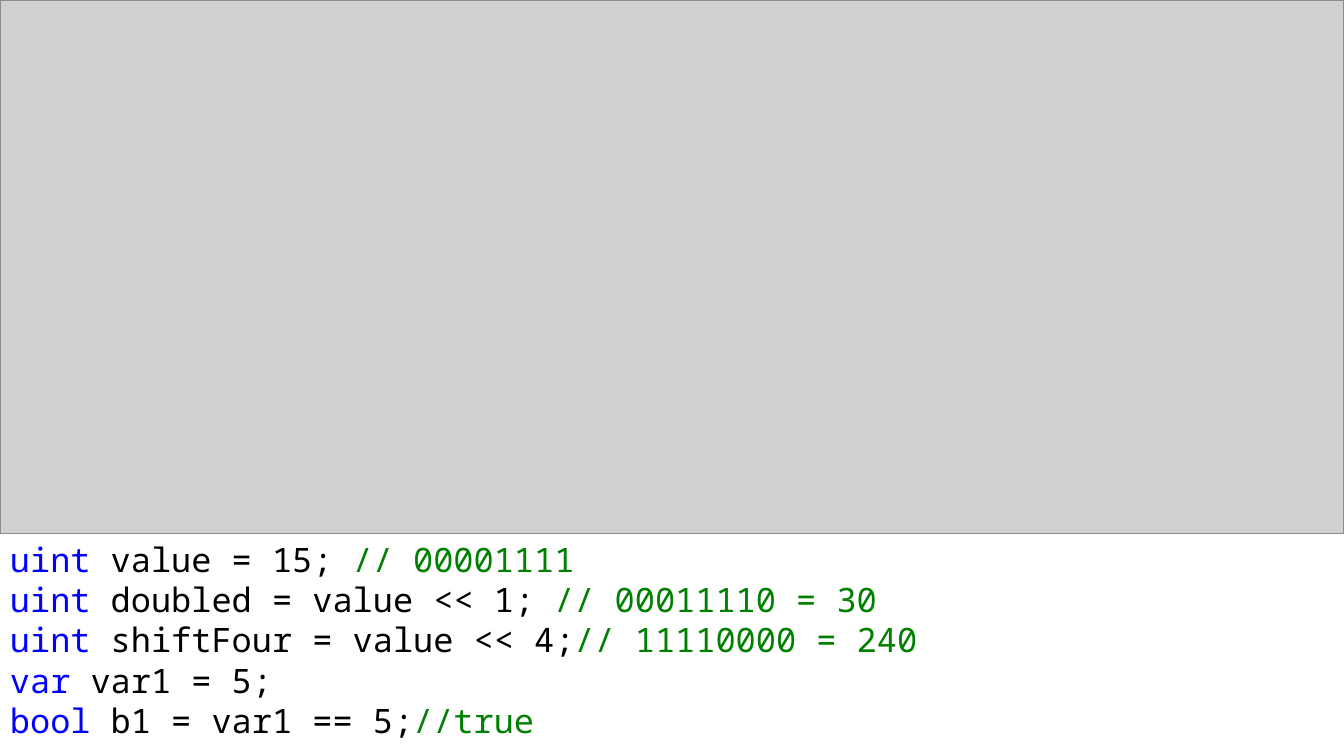
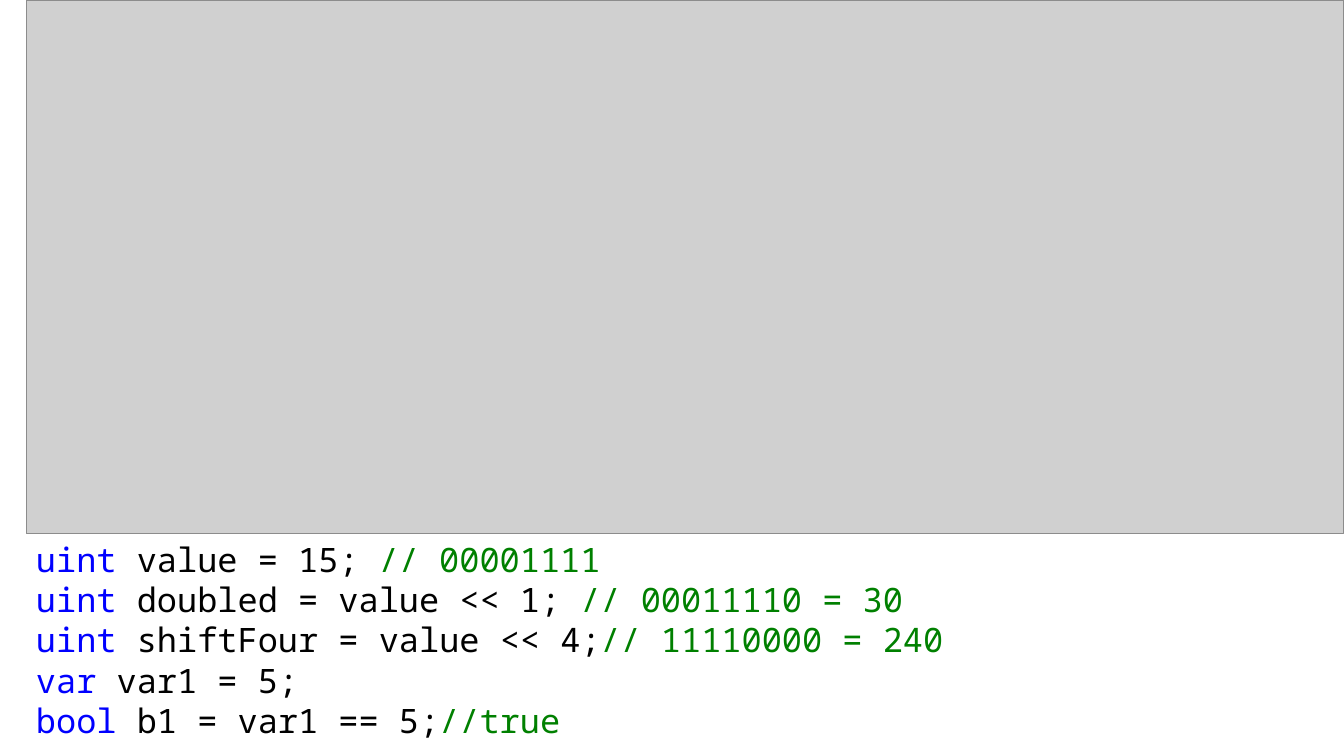
Before and after one commit to DaniilKlyukin/ITiP-1, a slide deck: slide 35 of Лекции/ИТиП лек 1 (лр 1).pptx. Drawn at 1344x756 pixels with LibreOffice and Linux fonts; fonts in the diff are those of the drawing; grey boxes stand for pictures. Boxes give left, top, right and bottom in pixels: in the first picture for what was removed or moved away, otherwise in the second. Text is boxed around its words. In the diff, an @@ line names an element or a change of style, - is before the commit and + after.

```diff
--- a/Лекции/ИТиП лек 1 (лр 1).pptx
+++ b/Лекции/ИТиП лек 1 (лр 1).pptx
@@ picture: place and size @@
-picture at (0,0,1344,534)
+picture at (26,0,1344,534)
@@ text "uint value = 15; // ...": place and size @@
-text "uint value = 15; // ..." at (10,546,918,738)
+text "uint value = 15; // ..." at (36,546,944,738)
```
Also in this commit, not shown: 8 other slides changed, 1 slide added, 1 slide removed, 1 other file.
